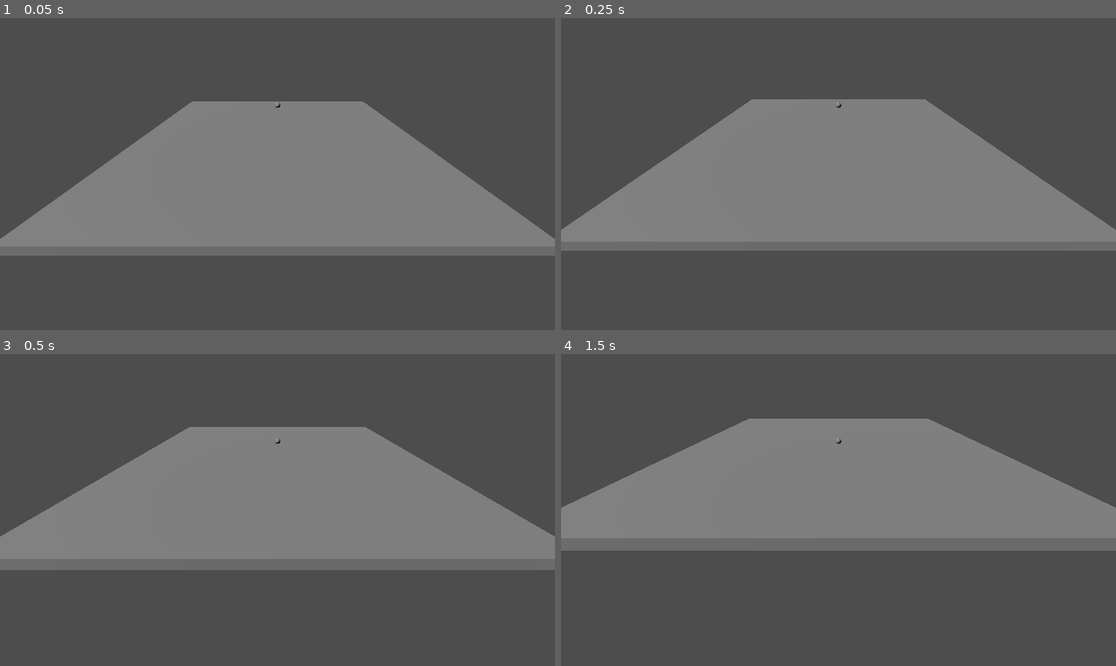
Above: before the commit, frames 1-4 (two rows, left to right).
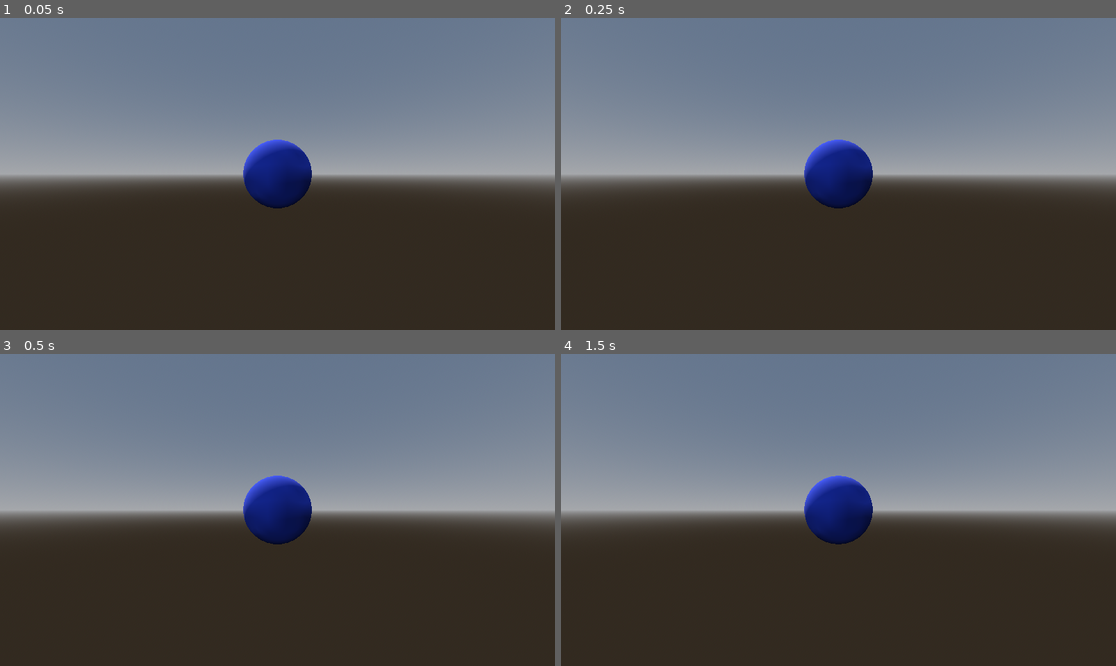
Above: after the commit, the same moments.

Repository: KennethGameDev/godot-4-ball-game
Game: Godot game, scene res://Scenes/Levels/stage_test.tscn
Same seed, same stepped clock (60 frames per second), same inputs: the game is played once before the commit and once after it. The project has no main scene, so this scene is started directly.
Inputs:
- Up to frame 1 (0.05 s): no input
- Up to frame 2 (0.25 s): no input
- Up to frame 3 (0.5 s): no input
- Up to frame 4 (1.5 s): hold D (move_right, bound only after the commit) 0.53-1.28 s; tap Enter at 1.25 s; hold S (move_backward, bound only after the commit) from 1.28 s (still down)

The runs differ from the first frame. In frame 1, 95% of the frame differs, in the area x 0-100%, y 0-100%; in frame 2, 95%; in frame 3, 94%; in frame 4, 92%.

Commit message:
Worked on tool to aid level design
Works in the editor just fine, but after running and stopping the game, the level_platforms array is cleared. As a result, none of the previously added platforms can be scaled anymore, and a new platform is generated at the origin.

Diff:
--- a/Scenes/Levels/level-0.tscn
+++ b/Scenes/Levels/level-0.tscn
@@ -1,6 +1,6 @@
 [gd_scene load_steps=2 format=3 uid="uid://bx04mv87nlhgo"]
 
-[ext_resource type="PackedScene" uid="uid://ucdftmqpwm04" path="res://ball.tscn" id="1_x0hvl"]
+[ext_resource type="PackedScene" uid="uid://ucdftmqpwm04" path="res://Scenes/Objects/ball.tscn" id="1_x0hvl"]
 
 [node name="Root" type="Node3D"]
 
--- a/Scenes/Levels/stage_test.tscn
+++ b/Scenes/Levels/stage_test.tscn
@@ -1,29 +1,33 @@
-[gd_scene load_steps=4 format=3 uid="uid://b38utro8w3wet"]
+[gd_scene load_steps=7 format=3 uid="uid://b38utro8w3wet"]
 
 [ext_resource type="Script" uid="uid://ch84fhl2o8g3c" path="res://Scripts/Levels/level.gd" id="1_m65rr"]
 [ext_resource type="PackedScene" uid="uid://ucdftmqpwm04" path="res://Scenes/Objects/ball.tscn" id="2_6rnqo"]
+[ext_resource type="PackedScene" uid="uid://cukspp3mjfiun" path="res://Scenes/Objects/level_geometry.tscn" id="2_ed20m"]
 
-[sub_resource type="BoxShape3D" id="BoxShape3D_xrw5n"]
-size = Vector3(20, 0.5, 20)
+[sub_resource type="ProceduralSkyMaterial" id="ProceduralSkyMaterial_6rnqo"]
+
+[sub_resource type="Sky" id="Sky_ed20m"]
+sky_material = SubResource("ProceduralSkyMaterial_6rnqo")
+
+[sub_resource type="Environment" id="Environment_wmr1l"]
+background_mode = 2
+sky = SubResource("Sky_ed20m")
 
 [node name="StageTest" type="Node3D"]
 script = ExtResource("1_m65rr")
 
-[node name="Rotator" type="Node3D" parent="."]
+[node name="Environment" type="Node" parent="."]
 
-[node name="RigidBody3D" type="RigidBody3D" parent="Rotator"]
-axis_lock_linear_x = true
-axis_lock_linear_z = true
-center_of_mass_mode = 1
+[node name="Sky" type="Node" parent="Environment"]
 
-[node name="CollisionShape3D" type="CollisionShape3D" parent="Rotator/RigidBody3D"]
-shape = SubResource("BoxShape3D_xrw5n")
+[node name="WorldEnvironment" type="WorldEnvironment" parent="Environment/Sky"]
+environment = SubResource("Environment_wmr1l")
 
-[node name="Camera3D" type="Camera3D" parent="."]
-transform = Transform3D(1, 0, 0, 0, 0.835395, 0.54965, 0, -0.54965, 0.835395, 4.76837e-07, 6.2435, 14.5088)
+[node name="DirectionalLight3D" type="DirectionalLight3D" parent="Environment/Sky"]
+transform = Transform3D(0.809735, -0.448431, -0.378471, 0, -0.644978, 0.764202, -0.586796, -0.6188, -0.522261, 0, 15.7183, 0)
 
-[node name="DirectionalLight3D" type="DirectionalLight3D" parent="."]
-transform = Transform3D(0.732721, 0.495295, -0.466693, 0, 0.68578, 0.727809, 0.680529, -0.533281, 0.502486, -14.8452, 14.7555, 14.6492)
+[node name="LevelGeometry" parent="Environment" instance=ExtResource("2_ed20m")]
+platform_types = Array[PackedScene]([])
 
-[node name="CSGSphere3D" parent="." instance=ExtResource("2_6rnqo")]
+[node name="Ball" parent="." instance=ExtResource("2_6rnqo")]
 transform = Transform3D(1, 0, 0, 0, 1, 0, 0, 0, 1, 0, 2.46418, 0)
--- a/Scenes/Objects/ball.tscn
+++ b/Scenes/Objects/ball.tscn
@@ -1,5 +1,35 @@
-[gd_scene format=3 uid="uid://ucdftmqpwm04"]
+[gd_scene load_steps=5 format=3 uid="uid://ucdftmqpwm04"]
 
-[node name="CSGSphere3D" type="CSGSphere3D"]
-use_collision = true
-radius = 0.2
+[ext_resource type="Script" uid="uid://01358r43fvr" path="res://Scripts/Objects/ball.gd" id="1_afn8n"]
+
+[sub_resource type="StandardMaterial3D" id="StandardMaterial3D_afn8n"]
+albedo_color = Color(0.18376, 0.315732, 1, 1)
+
+[sub_resource type="SphereMesh" id="SphereMesh_475ll"]
+material = SubResource("StandardMaterial3D_afn8n")
+radial_segments = 32
+rings = 16
+
+[sub_resource type="SphereShape3D" id="SphereShape3D_475ll"]
+
+[node name="RigidBody3D" type="RigidBody3D"]
+script = ExtResource("1_afn8n")
+
+[node name="CSGMesh3D" type="CSGMesh3D" parent="."]
+mesh = SubResource("SphereMesh_475ll")
+
+[node name="CollisionShape3D" type="CollisionShape3D" parent="."]
+shape = SubResource("SphereShape3D_475ll")
+
+[node name="CameraAnchor" type="Marker3D" parent="."]
+
+[node name="H_Rotation" type="Node3D" parent="."]
+top_level = true
+
+[node name="V_Rotation" type="Node3D" parent="H_Rotation"]
+
+[node name="SpringArm3D" type="SpringArm3D" parent="H_Rotation/V_Rotation"]
+spring_length = 3.0
+
+[node name="Camera3D" type="Camera3D" parent="H_Rotation/V_Rotation/SpringArm3D"]
+transform = Transform3D(1, 0, 0, 0, 1, 0, 0, 0, 1, 0, 0, 3)
--- /dev/null
+++ b/Scenes/Objects/level_geometry.tscn
@@ -0,0 +1,8 @@
+[gd_scene load_steps=2 format=3 uid="uid://cukspp3mjfiun"]
+
+[ext_resource type="Script" uid="uid://dg5bsuheqwdb7" path="res://Scripts/Objects/level_geometry.gd" id="1_gpqkv"]
+
+[node name="LevelGeometry" type="Node3D"]
+script = ExtResource("1_gpqkv")
+platform_types = null
+metadata/_custom_type_script = "uid://dg5bsuheqwdb7"
--- /dev/null
+++ b/Scenes/Objects/level_platforms.tscn
@@ -0,0 +1,6 @@
+[gd_scene load_steps=2 format=3 uid="uid://bugyq48sm34wi"]
+
+[ext_resource type="Script" uid="uid://cyy2uehd5k14o" path="res://Scripts/Objects/level_platforms.gd" id="1_orxpv"]
+
+[node name="LevelPlatforms" type="Node3D"]
+script = ExtResource("1_orxpv")
--- a/Scripts/Levels/level.gd
+++ b/Scripts/Levels/level.gd
@@ -1,32 +1,6 @@
 class_name Level
 extends Node
 
-@onready var rotator = $Rotator
-var direction: Array[float] = [0, 0, 0, 0]
-
-func _ready():
-	for rigid_body in rotator.get_children():
-		var mesh: CSGBox3D = CSGBox3D.new()
-		mesh.scale = rigid_body.get_child(0).shape.size
-		rigid_body.add_child(mesh)
 
 func _physics_process(delta):
-	get_direction()
-
-func get_direction():
-	if Input.is_action_pressed("move_forward"):
-		direction[0] = Input.get_action_strength("move_forward")
-	else:
-		direction[0] = 0
-	if Input.is_action_pressed("move_right"):
-		direction[1] = Input.get_action_strength("move_right")
-	else:
-		direction[1] = 0
-	if Input.is_action_pressed("move_backward"):
-		direction[2] = Input.get_action_strength("move_backward")
-	else:
-		direction[2] = 0
-	if Input.is_action_pressed("move_left"):
-		direction[3] = Input.get_action_strength("move_left")
-	else:
-		direction[3] = 0
+	pass
--- /dev/null
+++ b/Scripts/Objects/ball.gd
@@ -0,0 +1,34 @@
+class_name Ball
+extends RigidBody3D
+
+
+const SPEED = 5.0
+
+var input_direction: Vector2 = Vector2.ZERO
+@onready var camera_anchor: Marker3D = $CameraAnchor
+@onready var base_rotator: Node3D = $H_Rotation
+
+
+func _physics_process(delta: float):
+	handle_directional_input(delta)
+
+
+func _process(delta: float):
+	base_rotator.global_position = camera_anchor.get_global_transform_interpolated().orthonormalized().origin
+
+
+func handle_directional_input(delta: float):
+	get_direction()
+	move_ball(delta)
+
+
+func get_direction() -> Vector2:
+	input_direction.x = Input.get_axis("move_left", "move_right")
+	input_direction.y = Input.get_axis("move_backward", "move_forward")
+
+	return input_direction
+
+
+func move_ball(delta: float):
+	if input_direction != Vector2.ZERO:
+		add_constant_force(Vector3(input_direction.x * delta, 0.0, input_direction.y * delta), Vector3(0.0, 0.5, 0.0))
--- /dev/null
+++ b/Scripts/Objects/level_geometry.gd
@@ -0,0 +1,84 @@
+@tool
+class_name LevelGeometry
+extends Node3D
+
+var platform_array_size: int
+var previous_platform_array: Array[Node3D]
+@export var platform_types: Array[PackedScene]:
+	set(p_platform_types):
+		if p_platform_types != platform_types:
+			platform_types = p_platform_types
+			update_configuration_warnings()
+@export var level_platforms: Array[Node3D]:
+	set(p_level_platforms):
+		if p_level_platforms != level_platforms:
+			level_platforms = p_level_platforms
+			update_configuration_warnings()
+
+
+func _get_configuration_warnings():
+	var warnings = []
+
+	if EditorInterface.get_edited_scene_root() is LevelGeometry:
+		warnings.append("Add this scene to another scene to add platforms.\nThis prevents accidentally editing all existing instances of this scene throughout the project.")
+	else:
+		if platform_types.is_empty():
+			warnings.append("Add at least one platform type.")
+		if level_platforms.is_empty():
+			warnings.append("Add at least one platform.")
+
+	return warnings
+
+
+func _ready():
+	pass
+
+
+func _process(delta):
+	if Engine.is_editor_hint():
+		if EditorInterface.get_edited_scene_root() is not LevelGeometry:
+			if platform_array_size != level_platforms.size():
+				update_platform_array()
+				platform_array_size = level_platforms.size()
+		else:
+			update_platform_array(0)
+
+
+func update_platform_array(clear_array: int = 1):
+	if clear_array == 1:
+		# If we're adding a platform
+		if platform_array_size < level_platforms.size():
+			level_platforms[platform_array_size] = LevelPlatform.new()
+			level_platforms[platform_array_size].name = generate_platform_name()
+			add_child(level_platforms[platform_array_size])
+			level_platforms[platform_array_size].owner = get_tree().edited_scene_root
+			level_platforms[platform_array_size].editor_setup(platform_array_size + 1)
+
+		# If we're removing a platform
+		if platform_array_size > level_platforms.size():
+			find_child(find_missing_platform_name(previous_platform_array, level_platforms)).queue_free()
+	elif clear_array == 0:
+		while level_platforms.size() > 0:
+			var platf: Node3D = level_platforms.pop_back()
+			if platf:
+				platf.queue_free()
+
+	previous_platform_array = level_platforms
+
+
+func generate_platform_name() -> String:
+	# If this is the first platform, just give it an ID of 1.
+	if level_platforms.size() == 1:
+		return "Plat %d" % 1
+	else:	# Otherwise, get the ID of the last instantiated platform in the list from its name and add 1 to it.
+		return "Plat %d" % (level_platforms[level_platforms.size() - 2].name.split(" ")[1].to_int() + 1)
+
+
+func find_missing_platform_name(prev_array: Array, new_array: Array) -> String:
+	var missing_platform_name: String = ""
+
+	for platform in prev_array:
+		if !new_array.has(platform):
+			missing_platform_name = platform.name
+
+	return missing_platform_name
--- /dev/null
+++ b/Scripts/Objects/level_platforms.gd
@@ -0,0 +1,63 @@
+@tool
+class_name LevelPlatform
+extends Node3D
+
+#var rotator: Node3D
+var static_body: StaticBody3D
+var platform: MeshInstance3D
+var platform_collision: CollisionShape3D
+@export var platform_size: Vector3 = Vector3(10.0, 0.5, 10.0):
+	set(p_platform_size):
+		if p_platform_size != platform_size:
+				platform_size = p_platform_size
+				update_configuration_warnings()
+
+
+func _get_configuration_warnings():
+	var warnings = []
+
+	if platform_size.x == 0.0 or platform_size.y == 0.0 or platform_size.z == 0.0:
+		warnings.append("Platform size cannot be zero along any axis. Resize to avoid errors.")
+
+	return warnings
+
+
+func editor_setup(platform_number: int):
+	platform_size = Vector3(10.0, 0.5, 10.0)
+
+	static_body = StaticBody3D.new()
+	static_body.name = "StaticBody3D"
+	add_child(static_body)
+	static_body.owner = get_tree().edited_scene_root
+
+	platform = MeshInstance3D.new()
+	platform.name = "Platform_Plain"
+	platform.mesh = BoxMesh.new()
+	platform.mesh.size = platform_size
+	platform.mesh.material = StandardMaterial3D.new()
+	static_body.add_child(platform)
+	platform.owner = get_tree().edited_scene_root
+
+	platform_collision = CollisionShape3D.new()
+	platform_collision.name = "Collision"
+	platform_collision.shape = ConvexPolygonShape3D.new()
+	platform_collision.make_convex_from_siblings()
+	static_body.add_child(platform_collision)
+	platform_collision.owner = get_tree().edited_scene_root
+
+
+func _process(delta):
+	if Engine.is_editor_hint(): # This code executes while in the editor
+		pass
+
+	if !Engine.is_editor_hint(): # This code executes at runtime
+		pass
+
+	# Any code outside the above conditionals will run BOTH in the editor and at runtime.
+
+	# Only run this code if a platform and its collision have been added by the Level Geometry node.
+	if platform and platform_collision:
+		# Set the mesh's size to the designer's specification
+		platform.mesh.size = platform_size
+		# Set the collider's size to the mesh's size
+		platform_collision.make_convex_from_siblings()
--- a/project.godot
+++ b/project.godot
@@ -14,30 +14,35 @@
 config/features=PackedStringArray("4.4", "Forward Plus")
 config/icon="res://icon.svg"
 
+[display]
+
+window/size/initial_screen=2
+
 [input]
 
 move_left={
 "deadzone": 0.3,
-"events": [Object(InputEventJoypadMotion,"resource_local_to_scene":false,"resource_name":"","device":-1,"axis":0,"axis_value":-1.0,"script":null)
+"events": [Object(InputEventKey,"resource_local_to_scene":false,"resource_name":"","device":-1,"window_id":0,"alt_pressed":false,"shift_pressed":false,"ctrl_pressed":false,"meta_pressed":false,"pressed":false,"keycode":0,"physical_keycode":65,"key_label":0,"unicode":97,"location":0,"echo":false,"script":null)
 ]
 }
 move_right={
 "deadzone": 0.3,
-"events": [Object(InputEventJoypadMotion,"resource_local_to_scene":false,"resource_name":"","device":-1,"axis":0,"axis_value":1.0,"script":null)
+"events": [Object(InputEventKey,"resource_local_to_scene":false,"resource_name":"","device":-1,"window_id":0,"alt_pressed":false,"shift_pressed":false,"ctrl_pressed":false,"meta_pressed":false,"pressed":false,"keycode":0,"physical_keycode":68,"key_label":0,"unicode":100,"location":0,"echo":false,"script":null)
 ]
 }
 move_forward={
 "deadzone": 0.3,
-"events": [Object(InputEventJoypadMotion,"resource_local_to_scene":false,"resource_name":"","device":-1,"axis":1,"axis_value":-1.0,"script":null)
+"events": [Object(InputEventKey,"resource_local_to_scene":false,"resource_name":"","device":-1,"window_id":0,"alt_pressed":false,"shift_pressed":false,"ctrl_pressed":false,"meta_pressed":false,"pressed":false,"keycode":0,"physical_keycode":87,"key_label":0,"unicode":119,"location":0,"echo":false,"script":null)
 ]
 }
 move_backward={
 "deadzone": 0.3,
-"events": [Object(InputEventJoypadMotion,"resource_local_to_scene":false,"resource_name":"","device":-1,"axis":1,"axis_value":1.0,"script":null)
+"events": [Object(InputEventKey,"resource_local_to_scene":false,"resource_name":"","device":-1,"window_id":0,"alt_pressed":false,"shift_pressed":false,"ctrl_pressed":false,"meta_pressed":false,"pressed":false,"keycode":0,"physical_keycode":83,"key_label":0,"unicode":115,"location":0,"echo":false,"script":null)
 ]
 }
 
 [physics]
 
 3d/physics_engine="Jolt Physics"
+3d/default_gravity=-9.8
 3d/default_gravity_vector=Vector3(0, 1, 0)
Not shown, added: Scripts/Objects/ball.gd.uid
Not shown, added: Scripts/Objects/level_geometry.gd.uid
Not shown, added: Scripts/Objects/level_platforms.gd.uid
